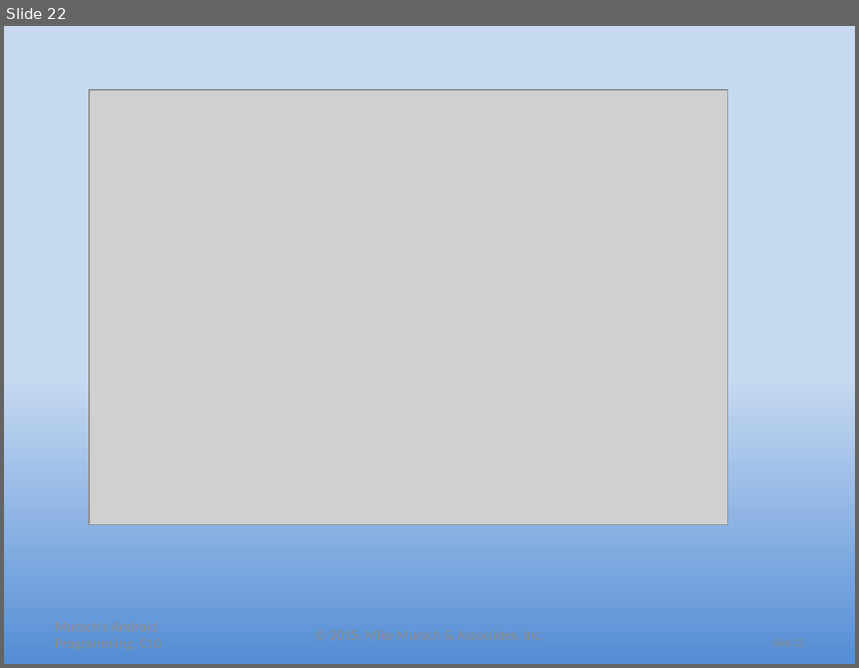
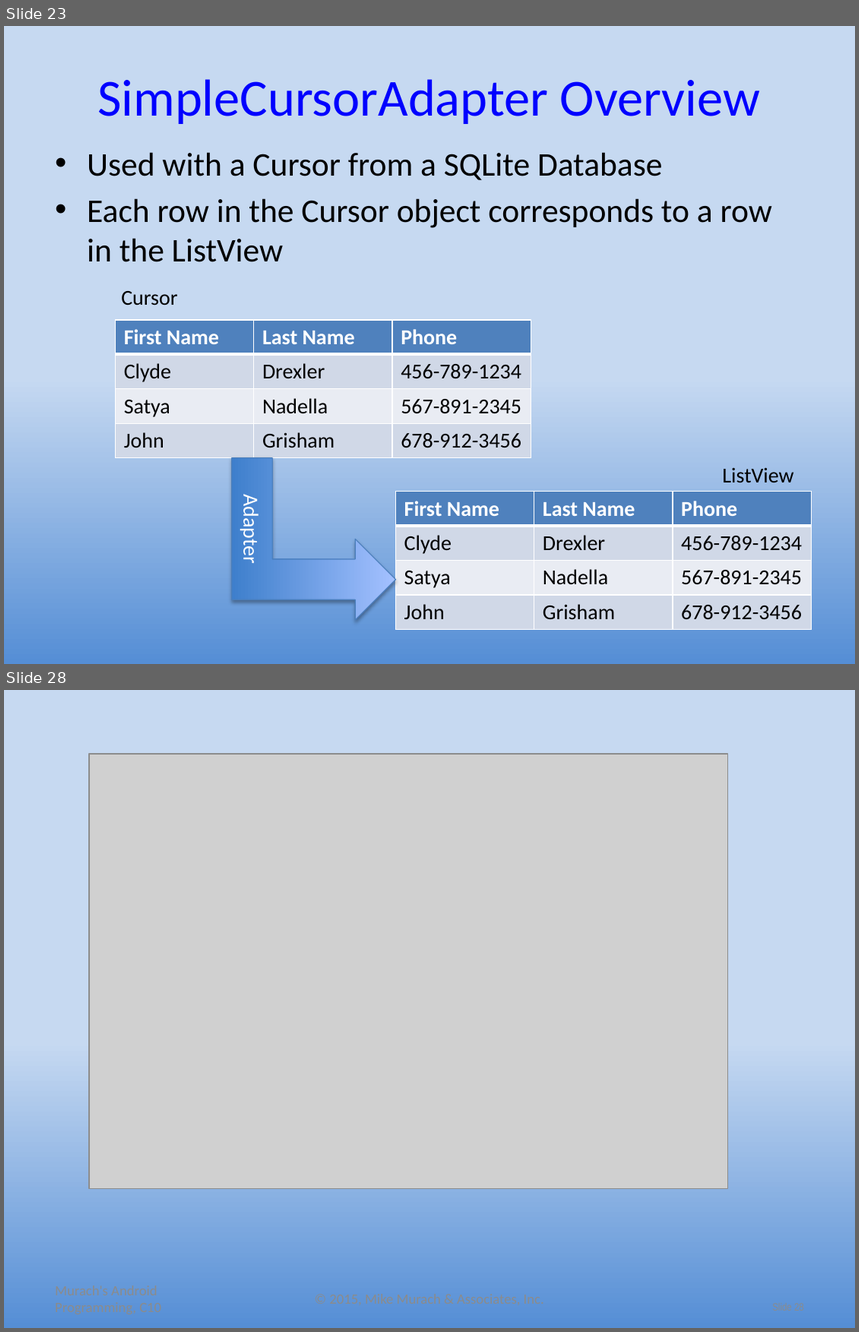
Before and after one commit to UO-CIS/CIS399Android-CourseMaterials, a slide deck: NotesAndSlides/CIS399Wk3Day2-ListViews.pptx. Shown one above the other, each under a label of ours: slide 22 before the commit, slides 23 and 28 after it; the slides between them are not shown. The pictures are 859x668 and 859x1332 pixels, drawn with LibreOffice and Linux fonts; fonts in the diff are those of the drawing; grey boxes stand for pictures. Boxes give left, top, right and bottom in pixels: in the first picture for what was removed or moved away, otherwise in the second. Text is boxed around its words. In the diff, an @@ line names an element or a change of style, - is before the commit and + after.

Commit message:
Updates
Added section on SimpleCursorAdapter to the SQLite ppt

```diff
--- a/NotesAndSlides/CIS399Wk3Day2-ListViews.pptx
+++ b/NotesAndSlides/CIS399Wk3Day2-ListViews.pptx
@@ slide 23 added at (x1=4, y1=26, x2=855, y2=664), background gradient #C6D9F1 to #558ED5 @@
@@ title added at (x1=97, y1=79, x2=760, y2=124), 44 pt, text #0000FF @@
+SimpleCursorAdapter Overview
@@ text added at (x1=87, y1=152, x2=772, y2=262), 28 pt, text #000000 @@
+• Used with a Cursor from a SQLite Database
+• Each row in the Cursor object corresponds to a row in the ListView
@@ text added at (x1=121, y1=291, x2=177, y2=306), 18 pt, text #000000 @@
+Cursor
@@ table added at (x1=116, y1=321, x2=531, y2=458), 4 rows, 3 columns @@
+First Name | Last Name | Phone
+Clyde | Drexler | 456-789-1234
+Satya | Nadella | 567-891-2345
+John | Grisham | 678-912-3456
@@ text added at (x1=380, y1=401, x2=452, y2=414), 18 pt, text #000000 @@
+ListView
@@ bent up arrow added at (x1=232, y1=459, x2=396, y2=620), fill gradient #3F80CE to #A4C4FF, outline #4B7EBC 0.75 pt, 18 pt, text #FFFFFF @@
+Adapter
@@ text added at (x1=722, y1=468, x2=794, y2=484), 18 pt, text #000000 @@
+ListView
@@ table added at (x1=395, y1=492, x2=812, y2=629), 4 rows, 3 columns @@
+First Name | Last Name | Phone
+Clyde | Drexler | 456-789-1234
+Satya | Nadella | 567-891-2345
+John | Grisham | 678-912-3456
@@ what was slide 22 is now slide 28 @@
```
Also in this commit, not shown: 4 slides changed, 5 other slides added, 4 other files.
